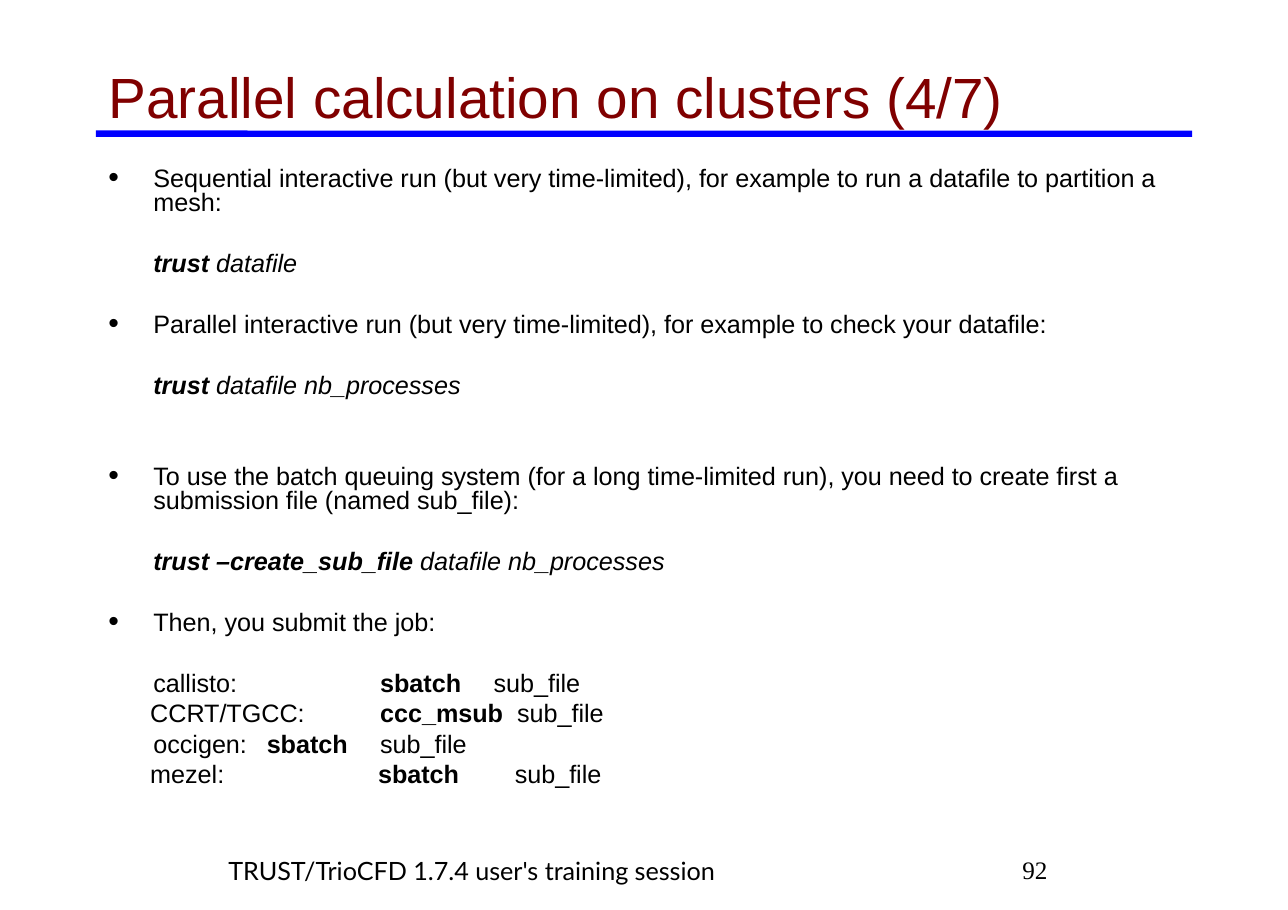
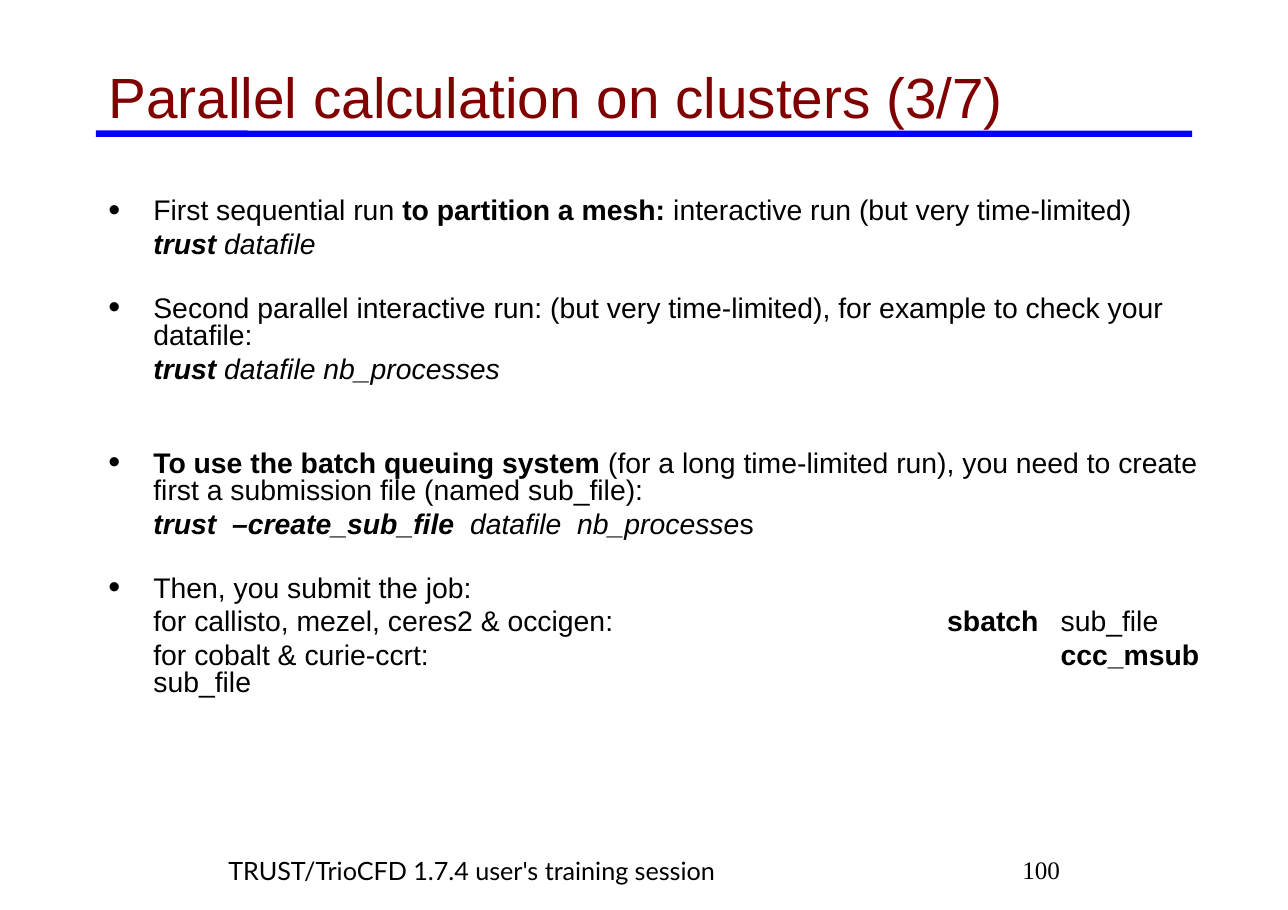
Before and after one commit to cea-trust-platform/trust-code, a slide deck: slide 100 of doc/TRUST/TRUST_and_TrioCFD_presentation.odp (slide 92 before the commit). Drawn at 1288x910 pixels with LibreOffice and Linux fonts; fonts in the diff are those of the drawing; background and template pictures are left out. Boxes give left, top, right and bottom in pixels: in the first picture for what was removed or moved away, otherwise in the second. Text is boxed around its words. In the diff, an @@ line names an element or a change of style, - is before the commit and + after.

```diff
--- a/doc/TRUST/TRUST_and_TrioCFD_presentation.odp
+++ b/doc/TRUST/TRUST_and_TrioCFD_presentation.odp
@@ title at [108, 77, 1003, 128]: text changed @@
-Parallel calculation on clusters (4/7)
+Parallel calculation on clusters (3/7)
@@ text "First sequential run to partition ...": place and size @@
-text "First sequential run to partition ..." at [153, 168, 1155, 788]
+text "First sequential run to partition ..." at [153, 199, 1200, 669]
@@ text at [153, 199, 1131, 226]: text changed; size 16 to 18 pt @@
-• Sequential interactive run (but very time-limited), for example to run a datafile to partition a mesh:
+• First sequential run to partition a mesh: interactive run (but very time-limited)
@@ text at [153, 233, 1197, 604]: size 16 to 18 pt in "trust datafile", "trust datafile nb_processes", "To use the batch queuing system (for ...", "trust –create_sub_file datafile nb_processes" and 1 more places; bold on in "To use the batch queuing system"; italic off in "nb_processes" @@
@@ text at [153, 297, 1163, 346]: text changed; size 16 to 18 pt @@
-• Parallel interactive run (but very time-limited), for example to check your datafile:
+• Second parallel interactive run: (but very time-limited), for example to check your datafile:
@@ text at [153, 610, 1200, 669]: text changed; size 16 to 18 pt @@
-callisto: sbatch sub_file
-CCRT/TGCC: ccc_msub sub_file
-occigen: sbatch sub_file
-mezel: sbatch sub_file
+for callisto, mezel, ceres2 & occigen: sbatch sub_file
+for cobalt & curie-ccrt: ccc_msub sub_file
@@ page number at [1022, 862, 1060, 880]: text changed @@
-92
+100
```
Also in this commit, not shown: 112 other slides changed, 23 slides added, 3 slides removed, 4 other files.
